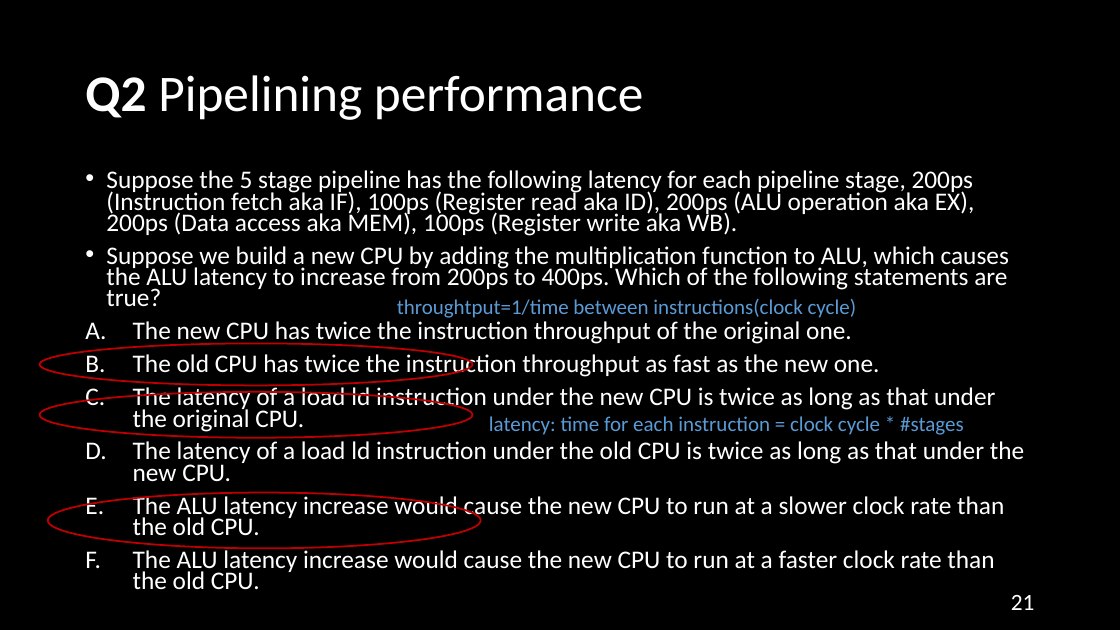
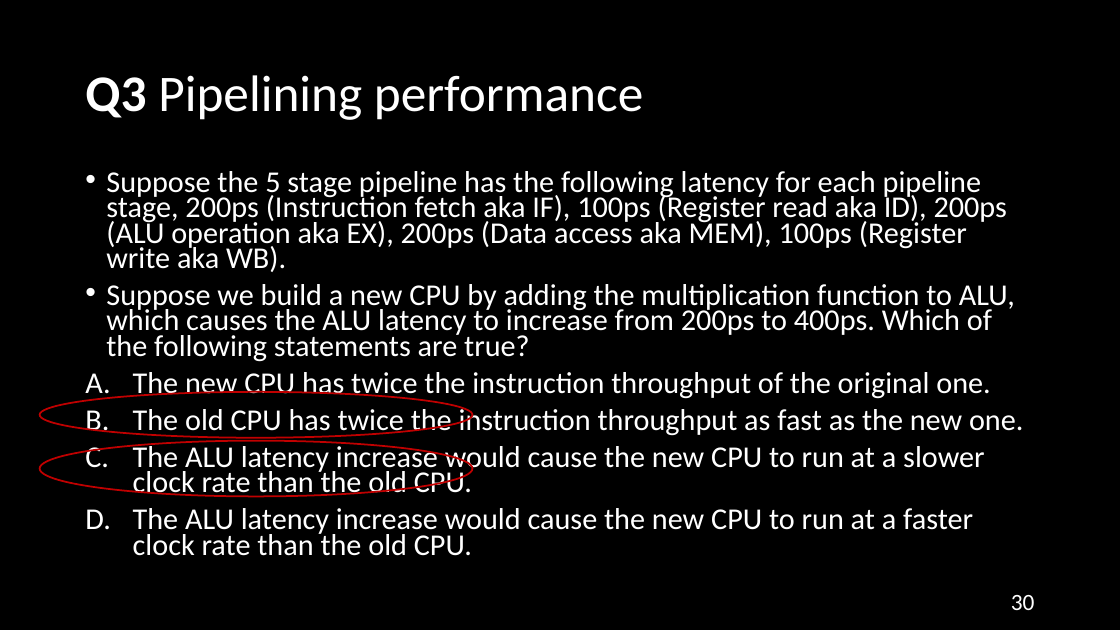
Before and after one commit to NYU-CSO/nyu-cso.github.io, a slide deck: slide 30 of rec-notes/r14.pptx (slide 21 before the commit). Drawn at 1120x630 pixels with LibreOffice and Linux fonts; fonts in the diff are those of the drawing. Boxes give left, top, right and bottom in pixels: in the first picture for what was removed or moved away, otherwise in the second. Text is boxed around its words. In the diff, an @@ line names an element or a change of style, - is before the commit and + after.

```diff
--- a/rec-notes/r14.pptx
+++ b/rec-notes/r14.pptx
@@ title at (85,75,643,120): text changed @@
-Q2 Pipelining performance
+Q3 Pipelining performance
@@ text "Suppose the 5 stage pipeline ..." at (106,171,1023,556): size 21.7 to 25.9 pt @@
@@ text removed at (397,299,857,318) @@
-throughtput=1/time between instructions(clock cycle)
@@ ellipse removed at (39,344,472,386) @@
@@ text at (133,385,1024,481): paragraphs removed @@
-C. The latency of a load ld instruction under the new CPU is twice as long as that under the original CPU.
-D. The latency of a load ld instruction under the old CPU is twice as long as that under the new CPU.
@@ text removed at (489,416,964,435) @@
-latency: time for each instruction = clock cycle * #stages
@@ ellipse: place and size @@
-ellipse at (48,492,481,548)
+ellipse at (39,441,472,497)
@@ page number at (1011,595,1035,610): text changed @@
-21
+30
```
Also in this commit, not shown: 26 other slides changed, 54 slides added, 1 slide removed, 1 other file.
